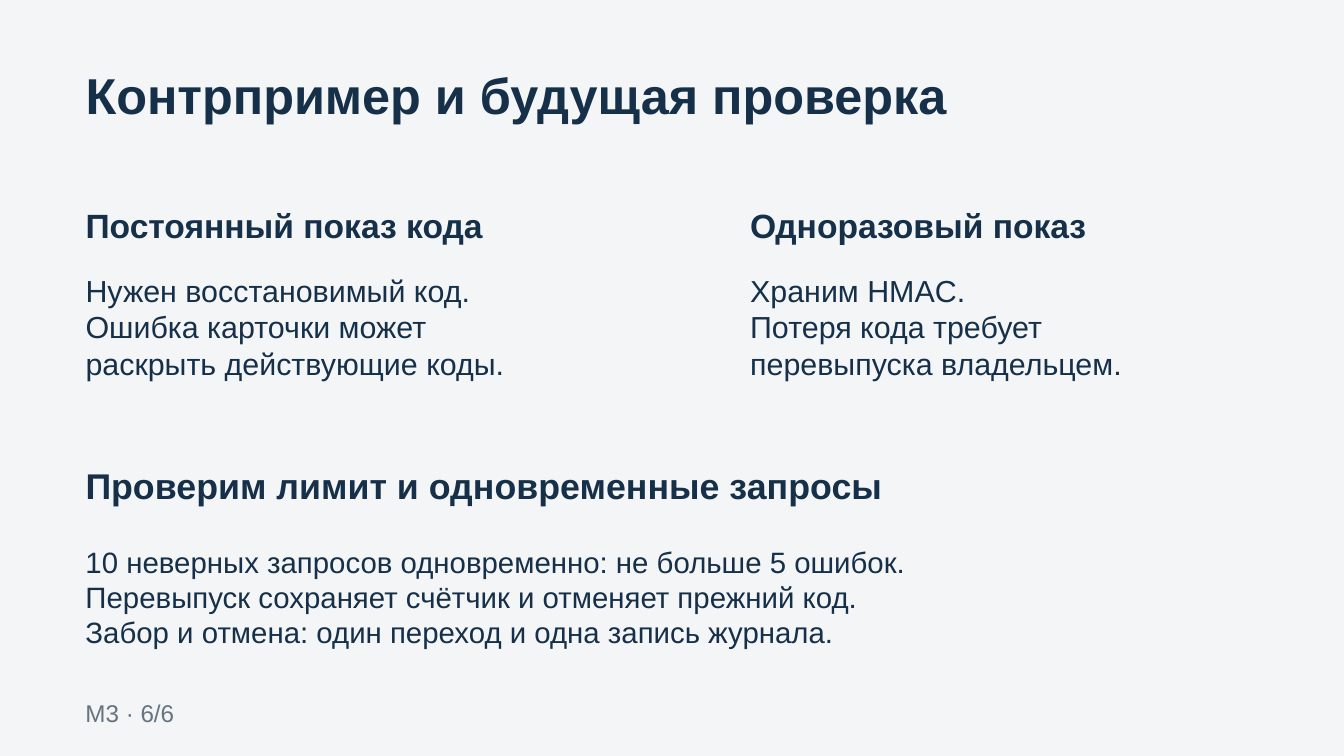
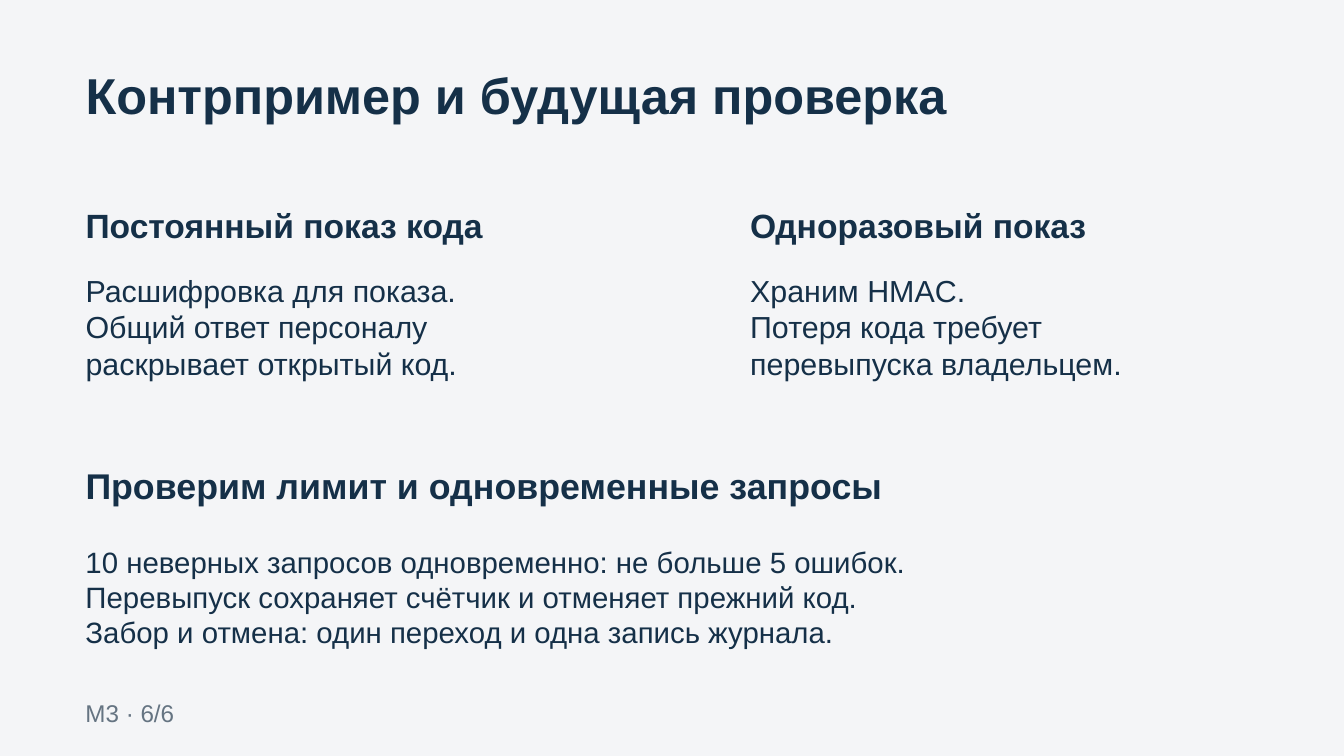
Before and after one commit to Xausdorf/rbpo-georgik, a slide deck: slide 6 of docs/GetFast-EK1.pptx. Drawn at 1344x756 pixels with LibreOffice and Linux fonts; fonts in the diff are those of the drawing. Boxes give left, top, right and bottom in pixels: in the first picture for what was removed or moved away, otherwise in the second. Text is boxed around its words. In the diff, an @@ line names an element or a change of style, - is before the commit and + after.

```diff
--- a/docs/GetFast-EK1.pptx
+++ b/docs/GetFast-EK1.pptx
@@ text at [86, 280, 457, 381]: text changed @@
-Нужен восстановимый код.
-Ошибка карточки может
-раскрыть действующие коды.
+Расшифровка для показа.
+Общий ответ персоналу
+раскрывает открытый код.
```
Also in this commit, not shown: 1 other slide changed, 7 other files.
